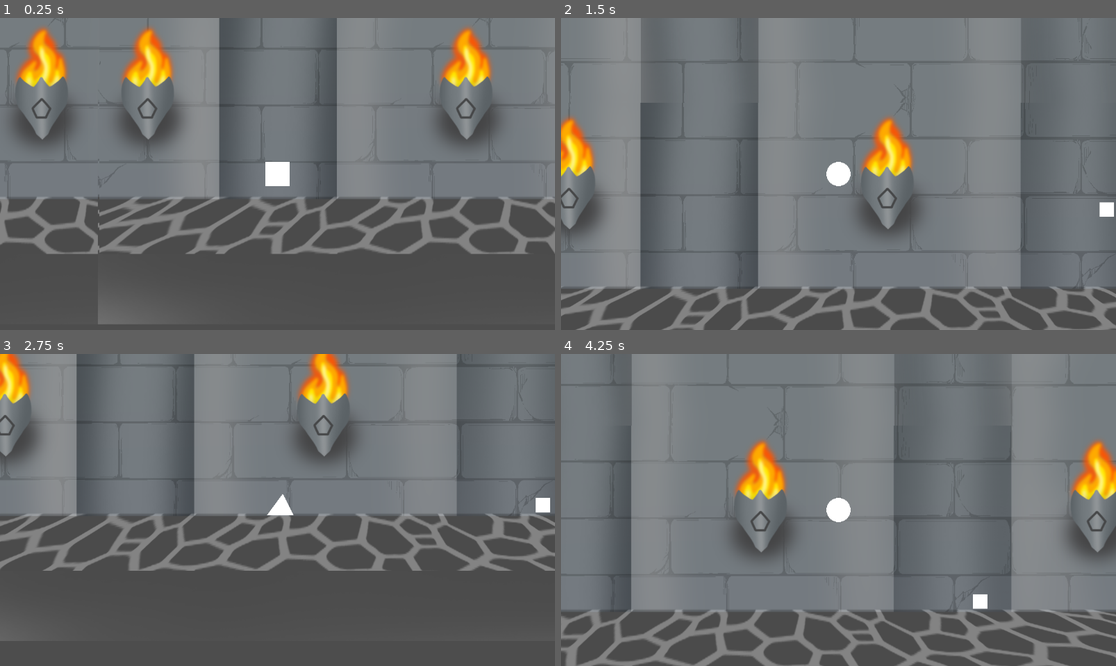
Above: before the commit, frames 1-4 (two rows, left to right).
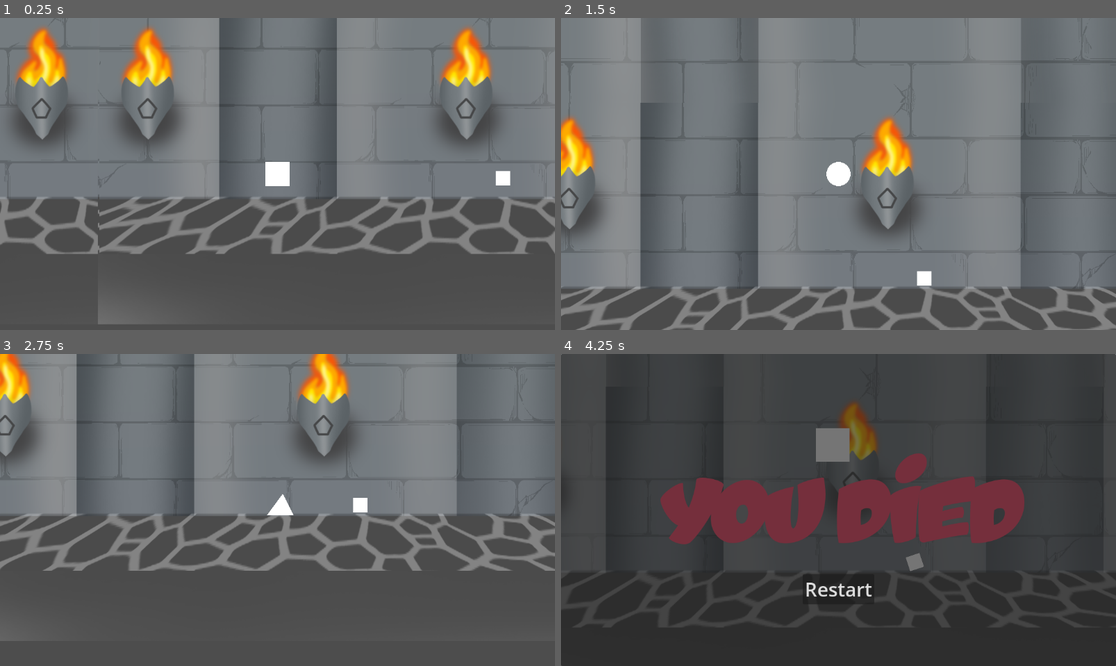
Above: after the commit, the same moments.

Repository: vmaye002-debug/shape-shifter
Game: Godot game, scene res://BossLevel.tscn
The game is run twice, just before and just after one commit, with the same random seed, the same clock (stepped at 60 frames per second) and the same inputs. This scene is started directly instead of the project's main scene.
Inputs:
- Up to frame 1 (0.25 s): no input
- Up to frame 2 (1.5 s): hold D (right) 0.53-1.28 s; hold 3 (circle) 0.53-1.28 s; tap Space (space) at 0.8, 1.35 s; hold A (left) from 1.28 s (still down)
- Up to frame 3 (2.75 s): tap 1 (square) at 1.55 s; release A (left) at 2.03 s; hold D (right) from 2.03 s (still down); hold 1 (square) from 2.03 s (still down); tap 2 (triangle) at 2.3 s
- Up to frame 4 (4.25 s): release 1 (square) at 2.78 s; tap 2 (triangle) at 2.85 s; tap 3 (circle) at 3.05 s; release D (right) at 3.53 s; hold A (left) from 3.53 s (still down); hold 3 (circle) from 3.53 s (still down); tap Space (space) at 3.8 s

The runs differ from the first frame. In frame 1, 0.1% of the frame differs, in the area x 89-92%, y 48-54%; in frame 2, 0.3%; in frame 3, 0.2%; in frame 4, 97%, in the area x 0-100%, y 0-100%.
Error before the commit: Invalid access to property or key 'global_position' on a base object of type 'Nil'. (res://boss_pentagon.gd:68)

Commit message:
boss and ross level changes

Diff:
--- a/BossLevel.tscn
+++ b/BossLevel.tscn
@@ -13,6 +13,18 @@
 size = Vector2(150, 829)
 
 [node name="BossLevel" type="Node2D"]
+
+[node name="Triangle" type="ReferenceRect" parent="."]
+offset_left = 52.0
+offset_top = 353.0
+offset_right = 997.0
+offset_bottom = 561.0
+
+[node name="Square" type="ReferenceRect" parent="."]
+offset_left = 45.0
+offset_top = 178.0
+offset_right = 1263.0
+offset_bottom = 330.0
 
 [node name="StaticBody2D" type="StaticBody2D" parent="."]
 
@@ -64,8 +76,11 @@
 position = Vector2(-72, 264.5)
 shape = SubResource("RectangleShape2D_mrcxj")
 
-[node name="cant COUNT this boss" parent="StaticBody2D" instance=ExtResource("4_7b2gy")]
-position = Vector2(1216, 143)
-
 [node name="Player" parent="StaticBody2D" instance=ExtResource("5_hu5q4")]
 position = Vector2(369, 442)
+
+[node name="cant COUNT this boss" parent="." node_paths=PackedStringArray("triangle_area", "square_area") instance=ExtResource("4_7b2gy")]
+position = Vector2(837, 460)
+health = 4
+triangle_area = NodePath("../Triangle")
+square_area = NodePath("../Square")
--- a/boss_pentagon.gd
+++ b/boss_pentagon.gd
@@ -5,20 +5,25 @@
 
 @export var health: int = 5
 @export var phase_time: float = 6.0
-@export var spawn_rate: float = 1.0
+@export var spawn_rate: float = 2.0 # Slower by default
 
-@export_category("Areas")
+@export_category("Spawning Setup")
+@export var warning_scene: PackedScene # Drag your warning.tscn here
 @export var triangle_area: ReferenceRect
 @export var square_area: ReferenceRect
 
+# Preloaded Enemies
 var tri_scene = preload("res://enemy_triangle.tscn")
 var sq_scene = preload("res://enemy_square.tscn")
+var circle_scene = preload("res://Circle Enemy/circle_enemy.tscn")
+
 var spawn_timer: Timer
 
 func _ready() -> void:
 	contact_monitor = true
-	max_contacts_reported = 1
+	max_contacts_reported = 4
 	body_entered.connect(_on_collision)
+
 
 	var phase = Timer.new()
 	phase.wait_time = phase_time
@@ -26,10 +31,11 @@
 	phase.timeout.connect(_swap_states)
 	add_child(phase)
 
+	# Spawn Timer
 	spawn_timer = Timer.new()
 	spawn_timer.wait_time = spawn_rate
 	spawn_timer.autostart = true
-	spawn_timer.timeout.connect(_spawn_enemies)
+	spawn_timer.timeout.connect(_attempt_spawn)
 	add_child(spawn_timer)
 
 func _integrate_forces(s: PhysicsDirectBodyState2D) -> void:
@@ -48,7 +54,6 @@
 
 func _on_collision(_body) -> void:
 	if state == JUMP:
-
 		if randf() < 0.25:
 			_roll_towards_player()
 		else:
@@ -56,26 +61,50 @@
 			apply_impulse(dir * 800)
 
 func _roll_towards_player() -> void:
-	var players = get_tree().get_first_node_in_group("Player")
-	if players:
-		var dir = (players.global_position - global_position).normalized()
-		# Push towards player + Add spin (Torque)
+	var player = get_tree().get_first_node_in_group("Player")
+	if player:
+		var dir = (player.global_position - global_position).normalized()
 		apply_impulse(Vector2(dir.x * 1000, -200))
 		apply_torque_impulse(20000 * sign(dir.x))
 
-func _spawn_enemies() -> void:
-	var sq = sq_scene.instantiate()
-	var s_pos = square_area.global_position
-	sq.global_position = s_pos + Vector2(randf() * square_area.size.x, randf() * square_area.size.y)
-	get_parent().add_child(sq)
 
-	var t_x = triangle_area.global_position.x + (randf() * triangle_area.size.x)
-	var start = Vector2(t_x, triangle_area.global_position.y)
-	var hit = get_world_2d().direct_space_state.intersect_ray(
-		PhysicsRayQueryParameters2D.create(start, start + Vector2(0, 2000), 1, [self])
-	)
 
-	if hit:
-		var tri = tri_scene.instantiate()
-		tri.global_position = hit.position - Vector2(0, 10)
-		get_parent().add_child(tri)
+func _attempt_spawn() -> void:
+	if randf() < 0.10:
+		var circ = circle_scene.instantiate()
+		circ.global_position = global_position
+		get_parent().add_child(circ)
+	else:
+
+		_spawn_normal_enemy()
+
+func _spawn_normal_enemy() -> void:
+
+	if randf() > 0.5:
+
+		var pos = square_area.global_position + Vector2(randf() * square_area.size.x, randf() * square_area.size.y)
+		_spawn_with_warning(sq_scene, pos)
+	else:
+
+		var t_x = triangle_area.global_position.x + (randf() * triangle_area.size.x)
+		var start = Vector2(t_x, triangle_area.global_position.y)
+		var hit = get_world_2d().direct_space_state.intersect_ray(
+			PhysicsRayQueryParameters2D.create(start, start + Vector2(0, 2000), 1, [self])
+		)
+		if hit:
+			_spawn_with_warning(tri_scene, hit.position - Vector2(0, 10))
+
+func _spawn_with_warning(enemy_scene, target_pos) -> void:
+
+	if warning_scene:
+		var warn = warning_scene.instantiate()
+		warn.global_position = target_pos
+		get_parent().add_child(warn)
+
+
+	await get_tree().create_timer(0.8).timeout
+
+
+	var enemy = enemy_scene.instantiate()
+	enemy.global_position = target_pos
+	get_parent().add_child(enemy)
Not shown: 1 places in BossLevel.tscn that only renumber resources
